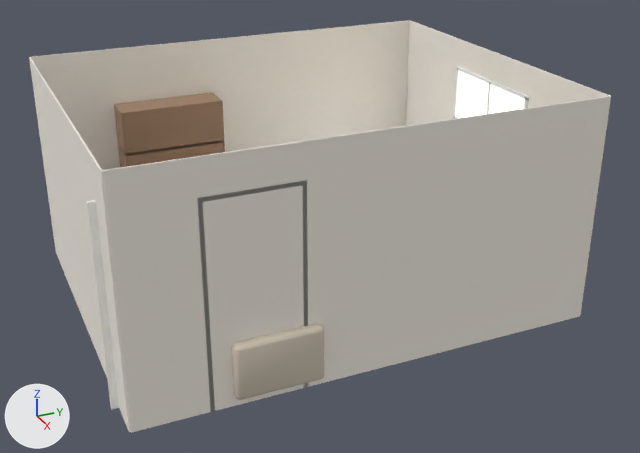
Two versions of the glTF model public/ant/world.glb, one commit apart.
Rendered twice from a camera (50 mm lens) standing at (3009.0, -1264.0, 1739.0) and looking at (104.0, 44.0, 287.0). The lights are fixed; the arrows at lower left show +X, +Y and +Z. The picture after the commit comes second. Vertices at exactly the same position are counted once.

The scene before the commit, as lines of its bpy script (objects in view):
```python
me_door = bpy.data.meshes.new('door')
me_door.from_pydata(...)  # a box spanning x -5.0..5.0, y -158.0..158.0, z -365.0..365.0
me_door.materials.append(mat_door_paint)  # white #f9f8f3
me_wall_back = bpy.data.meshes.new('wall_back')
me_wall_back.from_pydata(...)  # 24 vertices, 48 faces; spans x -705.0..705.0, y -1758.0..2.0, z -438.0..438.0
me_wall_back.materials.append(mat_wall_paint)  # white #f7f1e7
me_wf_250 = bpy.data.meshes.new('wf-250')
me_wf_250.from_pydata(...)  # 76 vertices, 120 faces; spans x -30.0..955.0, y -1484.0..6.0, z -525.0..233.0
me_wf_250.materials.append(mat_window_frame)  # white #fafaf9
ob_door_paint = bpy.data.objects.new('door_paint', me_door)
ob_door_paint.location = (555.0, -748.0, 365.0)
ob_wall_paint = bpy.data.objects.new('wall_paint', me_wall_back)
ob_wall_paint.location = (0.0, 878.0, 438.0)
ob_window_frame = bpy.data.objects.new('window_frame', me_wf_250)
ob_window_frame.location = (-250.0, 870.0, 525.0)
# also in view: 'window_light' at (0.0, 875.0, 525.0); 'wood_dark' at (-320.0, 155.0, 320.0); 'fabric_sofa' at (350.0, -378.0, 182.0)
```
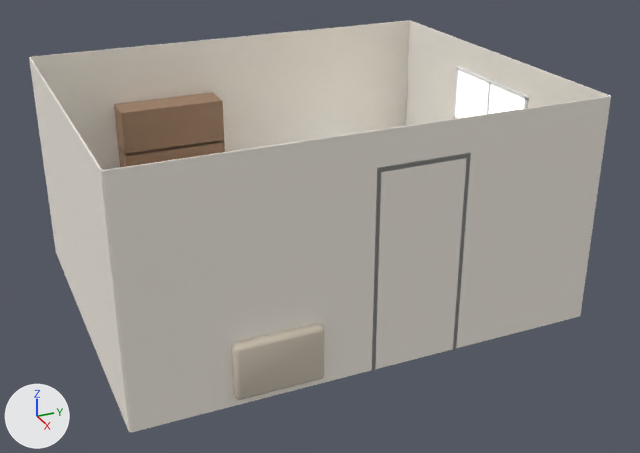
Pixel boxes [x1, y1, x2, y2] of what changed, in the pictures (640 x 453 px; the box of a moved part takes in the faces that stretch with it):
'window_frame', reshaped (53% narrower, 12% shorter): before [197, 66, 529, 410]; after [372, 66, 529, 370]
'door_paint', moved, rescaled (not visible afterwards): before [86, 200, 119, 410]
part 1 of me_wf_250, moved or reshaped: before [197, 181, 308, 410]; after [372, 153, 471, 370]

The edits, one by one:
me_wf_250 is used by ob_window_frame; location (-250.0, 870.0, 525.0).
me_wf_250 had 76 vertices, 120 faces and spanned x -30.0..955.0, y -1484.0..6.0, z -525.0..233.0.
me_wf_250 now has 76 vertices, 120 faces and spans x -30.0..955.0, y -900.0..6.0, z -525.0..233.0.
me_wf_250 part 1: the loose piece of 20 vertices spanning x 940.0..955.0, y -1484.0..-1140.0, z -525.0..225.0 is moved by (-1.0, 585.0, 1.0).
me_door is used by ob_door_paint; location (555.0, -748.0, 365.0).
me_door had 8 vertices, 12 faces and spanned x -5.0..5.0, y -158.0..158.0, z -365.0..365.0.
me_door now has 8 vertices, 12 faces and spans x -140.0..140.0, y -4.0..4.0, z -365.0..365.0.
me_door part 2: the whole mesh is scaled about its middle by (28, 0.0254, 1).
Object 'door_paint' (ob_door_paint) moves from (555.0, -748.0, 365.0) to (560.0, -26.0, 365.0).
